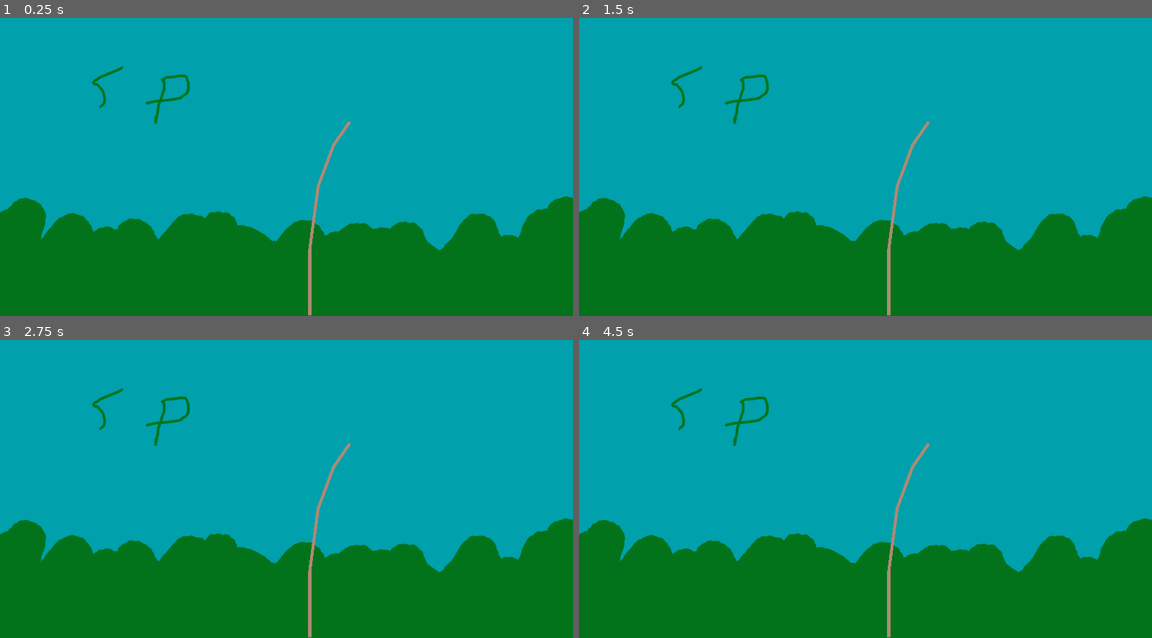
Above: before the commit, frames 1-4 (two rows, left to right).
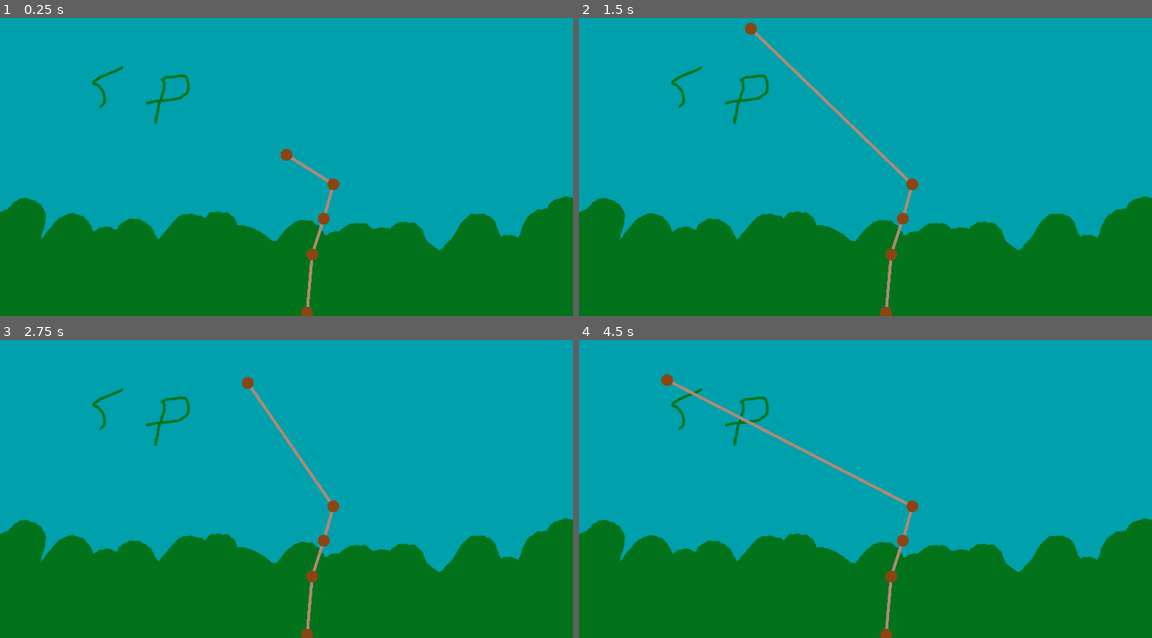
Above: after the commit, the same moments.

Repository: jadicodes/usitcc-hackathon-2025
Game: Godot game, scene res://game.tscn
The game is run twice, just before and just after one commit, with the same random seed, the same clock (stepped at 60 frames per second) and the same inputs.
Inputs:
- Up to frame 1 (0.25 s): no input
- Up to frame 2 (1.5 s): click "Springfield" at 0.5 s; click "Springfield" at 1.25 s
- Up to frame 3 (2.75 s): click "Springfield" at 2 s
- Up to frame 4 (4.5 s): click "Springfield" at 2.75 s; click "Springfield" at 3.5 s; click "Springfield" at 4.25 s

The runs differ from the first frame. In frame 1, 0.8% of the frame differs, in the area x 49-62%, y 34-100%; in frame 2, 1.1%; in frame 3, 0.9%; in frame 4, 1.2%, in the area x 14-62%, y 11-100%.
Error before the commit: Parse Error: Function "get_point_count()" not found in base self. (res://minigames/stickbending.gd:18)

Commit message:
Set last point on stick to mouse position

Diff:
--- a/project/minigames/stage.tscn
+++ b/project/minigames/stage.tscn
@@ -13,3 +13,4 @@
 texture = ExtResource("2_aees8")
 
 [node name="Stickbending" parent="." instance=ExtResource("3_ixb0x")]
+position = Vector2(1115, 680)
--- /dev/null
+++ b/project/minigames/stick.gd
@@ -0,0 +1,19 @@
+extends Line2D
+
+@export var num_segments: int = 4
+@export var segment_length: int = 2
+@export var starting_pos: Vector2 = Vector2(100, 00)
+
+
+
+func _process(_delta):
+	var point_count = get_point_count()
+
+	var mouse_pos = to_local(get_global_mouse_position())
+	set_point_position(0, mouse_pos)
+
+
+func _draw():
+	for point_index in get_point_count():
+		var point_position: Vector2 = get_point_position(point_index)
+		draw_circle(point_position, 20, Color.SADDLE_BROWN)
--- a/project/minigames/stickbending.gd
+++ /dev/null
@@ -1,19 +0,0 @@
-extends Node2D
-
-
-func _process(_delta):
-	var point_count = $Stick.get_point_count()
-
-	var mouse_pos = get_global_mouse_position()
-	$Stick.set_point_position(0, mouse_pos)
-	for point_index in point_count:
-		if point_index == 0:
-			continue
-		var current_point_pos: Vector2 = $Stick.get_point_position(point_index)
-		var next_point_pos: Vector2 = $Stick.get_point_position(point_index + 1)
-		$Stick.set_point_position(point_index, next_point_pos - current_point_pos)
-
-
-func _draw():
-	for point_index in get_point_count():
-		pass
--- a/project/minigames/stickbending.tscn
+++ b/project/minigames/stickbending.tscn
@@ -1,12 +1,13 @@
 [gd_scene load_steps=2 format=3 uid="uid://dsguvrqe37tti"]
 
-[ext_resource type="Script" uid="uid://w6gkttdq4spo" path="res://minigames/stickbending.gd" id="1_of5jb"]
+[ext_resource type="Script" uid="uid://cm8kwn53n6s3m" path="res://minigames/stick.gd" id="2_656cg"]
 
 [node name="Stickbending" type="Node2D"]
-script = ExtResource("1_of5jb")
 
 [node name="Stick" type="Line2D" parent="."]
-position = Vector2(1059, 686)
-points = PackedVector2Array(113, -257, 59, -179, 7, -40, -21, 170, -21, 392)
+points = PackedVector2Array(62, -127, 2, -41, -30, 74, -69, 194, -86, 389)
 default_color = Color(0.685742, 0.536419, 0.459867, 1)
 joint_mode = 2
+script = ExtResource("2_656cg")
+num_segments = 3
+starting_pos = Vector2(0, 0)
Not shown, added: project/minigames/stick.gd.uid
